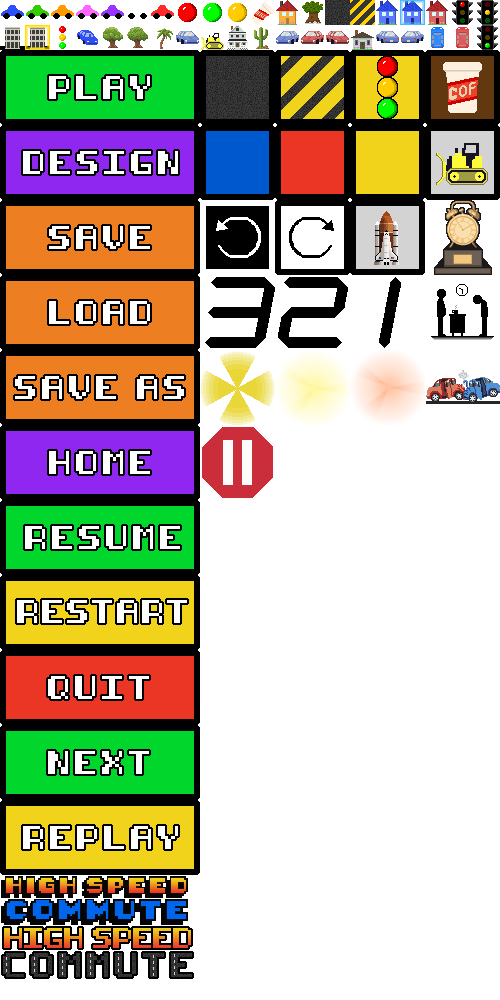
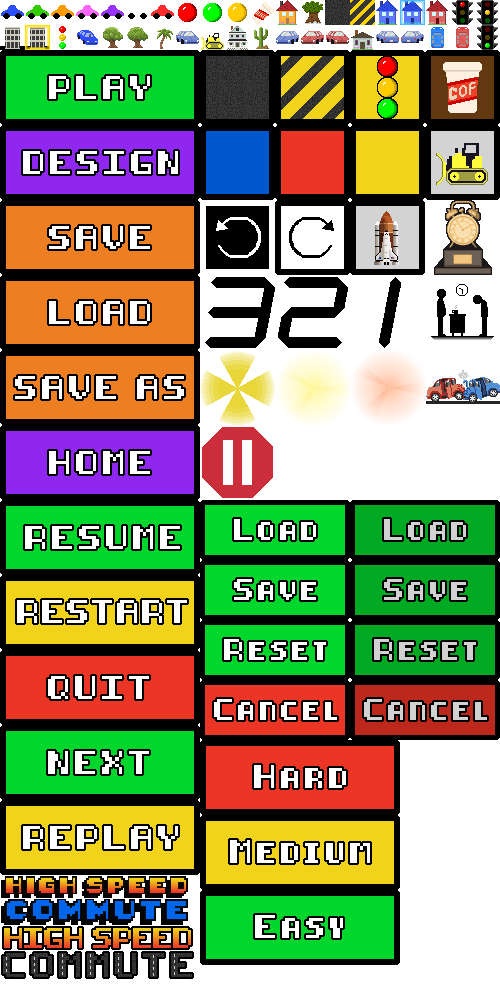
Two versions of the same layered image (500 x 1000). Layer-by-layer changes:
added layer "CANCEL (depressed)" above "cancel modal button depressed" over [364, 699, 487, 720]
added layer "cancel modal button depressed" above "CANCEL" over [350, 680, 500, 740]
added layer "CANCEL" above "cancel modal button" over [214, 699, 337, 720]
added layer "cancel modal button" above "RESET" over [200, 680, 350, 740]
added layer "RESET" above "reset modal button" over [230, 639, 326, 660]
added layer "reset modal button" above "SAVE" over [200, 620, 350, 680]
added layer "SAVE" (1st of 2) above "save modal button" over [234, 579, 316, 600]
added layer "save modal button" above "RESET (depressed)" over [200, 560, 350, 620]
added layer "RESET (depressed)" above "reset modal button depressed" over [374, 639, 476, 660]
added layer "reset modal button depressed" above "SAVE (depressed)" over [350, 620, 500, 680]
added layer "SAVE (depressed)" above "save modal button depressed" over [384, 579, 466, 600]
added layer "save modal button depressed" above "LOAD (depressed)" over [350, 560, 500, 620]
added layer "LOAD (depressed)" above "load modal button depressed" over [384, 519, 466, 540]
added layer "load modal button depressed" above "LOAD" over [350, 500, 500, 560]
added layer "LOAD" (1st of 2) above "load modal button" over [240, 519, 316, 540]
added layer "load modal button" above "stoplight green" over [200, 500, 350, 560]
added layer "PLAY EASY" above "play easy button" over [262, 915, 343, 938]
added layer "play easy button" above "PLAY MEDIUM" over [200, 890, 400, 965]
added layer "PLAY MEDIUM" above "play medium button" over [237, 840, 370, 863]
added layer "play medium button" above "PLAY HARD" over [200, 815, 400, 890]
added layer "PLAY HARD" above "play hard button" over [261, 765, 346, 788]
added layer "play hard button" above "QUIT" over [200, 740, 400, 815]
